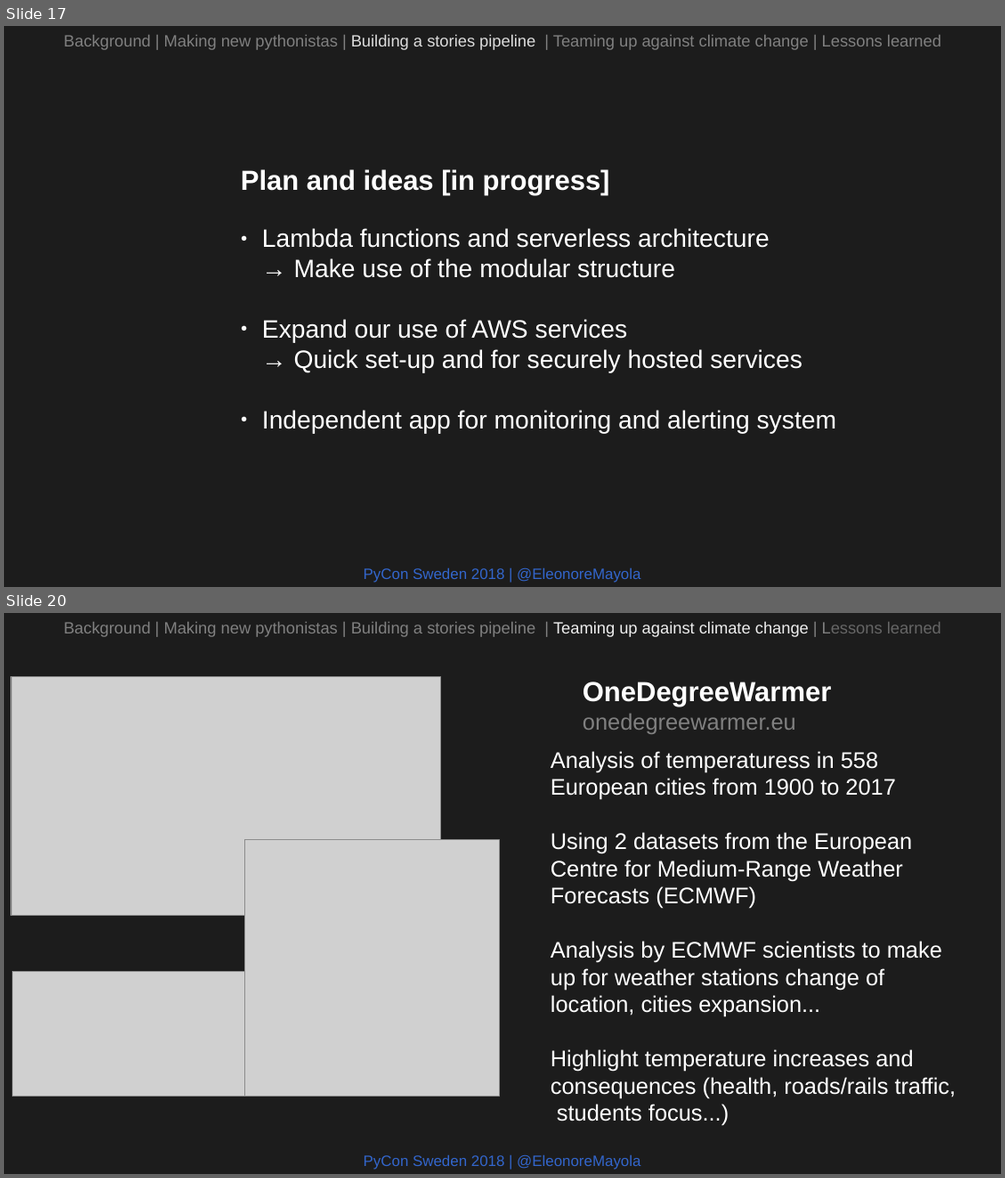
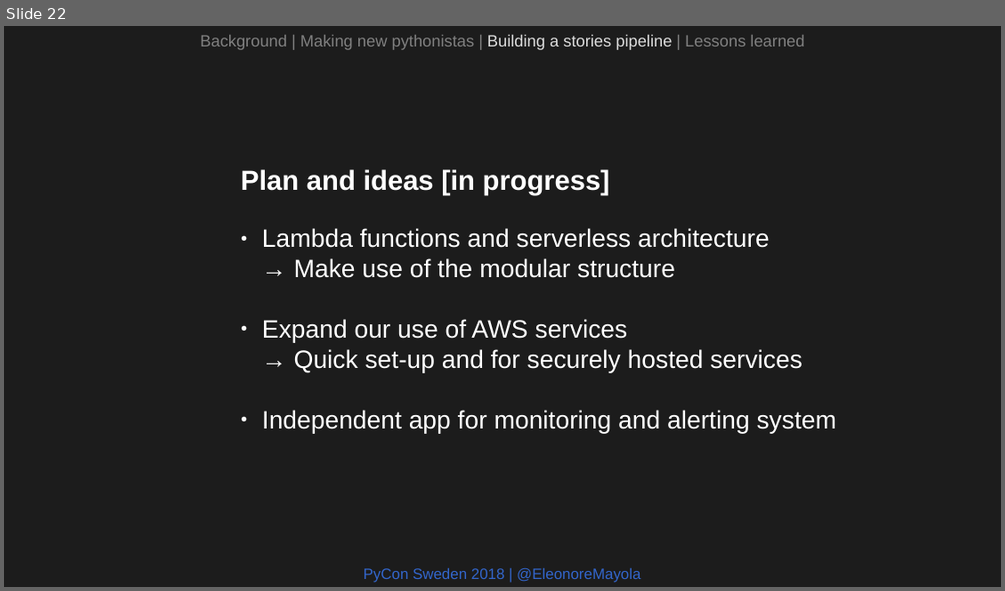
Before and after one commit to Eleonore9/-pyconse18, a slide deck: pyconse2018.odp. Shown one above the other, each under a label of ours: slides 17 and 20 before the commit, slide 22 after it; the slides between them are not shown. The pictures are 1005x1178 and 1005x591 pixels, drawn with LibreOffice and Linux fonts; fonts in the diff are those of the drawing; grey boxes stand for pictures. Boxes give left, top, right and bottom in pixels: in the first picture for what was removed or moved away, otherwise in the second. Text is boxed around its words. In the diff, an @@ line names an element or a change of style, - is before the commit and + after.

```diff
--- a/pyconse2018.odp
+++ b/pyconse2018.odp
@@ slide 20 removed at (4, 613, 1001, 1174), background #1C1C1C @@
@@ text removed at (64, 621, 941, 637) @@
-Background | Making new pythonistas | Building a stories pipeline | Teaming up against climate change | Lessons learned
@@ picture removed at (11, 677, 441, 916) @@
@@ text removed at (582, 682, 831, 734) @@
-OneDegreeWarmer
-onedegreewarmer.eu
@@ text removed at (550, 751, 956, 1126) @@
-Analysis of temperaturess in 558 European cities from 1900 to 2017
-Using 2 datasets from the European Centre for Medium-Range Weather Forecasts (ECMWF)
-Analysis by ECMWF scientists to make up for weather stations change of location, cities expansion...
-Highlight temperature increases and consequences (health, roads/rails traffic, students focus...)
@@ picture removed at (244, 840, 500, 1096) @@
@@ picture removed at (13, 971, 250, 1096) @@
@@ text removed at (364, 1154, 640, 1169) @@
-PyCon Sweden 2018 | @EleonoreMayola
@@ what was slide 17 is now slide 22 @@
@@ slide 22 changed as well @@
@@ text at (200, 34, 804, 50): text changed @@
-Background | Making new pythonistas | Building a stories pipeline | Teaming up against climate change | Lessons learned
+Background | Making new pythonistas | Building a stories pipeline | Lessons learned
```
Also in this commit, not shown: 20 other slides changed, 5 slides added, 5 other slides removed, 4 other files.
